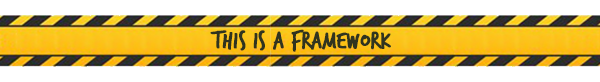
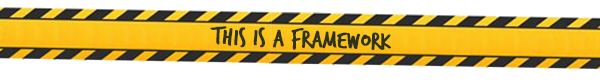
Layered file, before and after one edit (600x82). Changes by layer:
painted on "This is a framework" over [210, 26, 391, 52]
painted on "Layer 23" over [270, 12, 600, 70]
painted on "Layer 22" over [0, 7, 331, 67]
